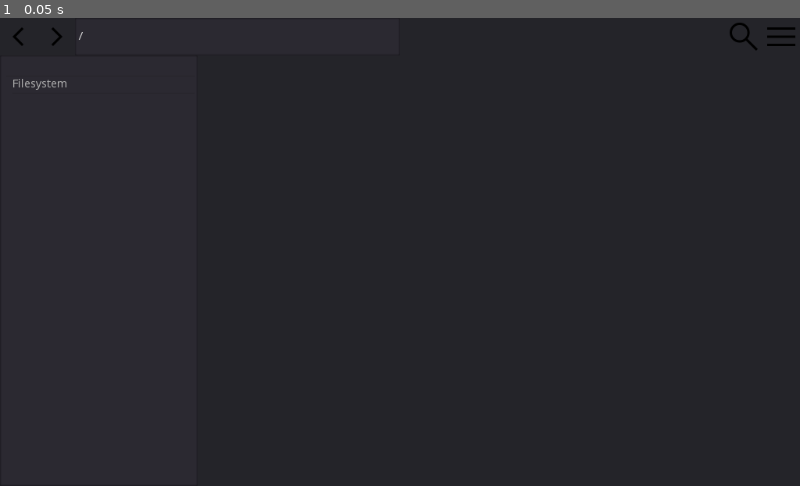
Above: before the commit, frame 1.
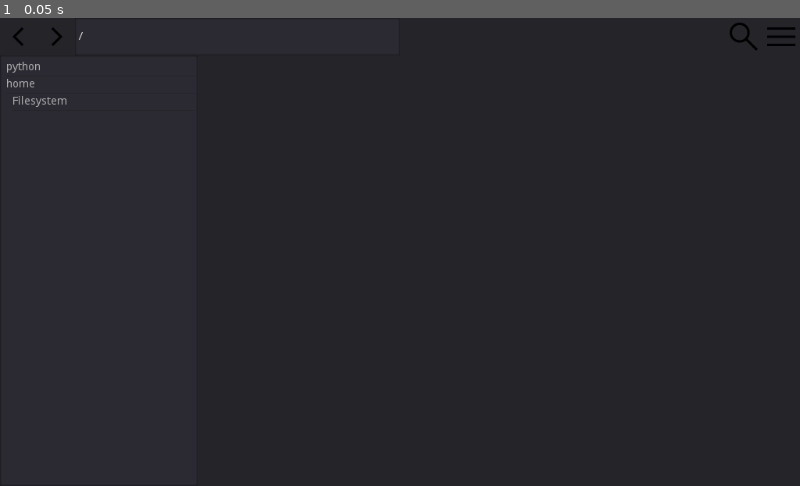
Above: after the commit, the same moment.

Repository: Koumarin/file-manager
Game: Godot game, scene res://scn/main.tscn
The game is run twice, just before and just after one commit, with the same random seed, the same clock (stepped at 60 frames per second) and the same inputs. The engine's default icon, where the game draws it, is replaced by a stand-in: a white triangle on a blue panel in a dark square.
Inputs:
- Up to frame 1 (0.05 s): no input

The runs differ from the first frame. In frame 1, 0.2% of the frame differs, in the area x 0-9%, y 9-20%.

Commit message:
display bookmarks on linux

Diff:
--- a/scn/file-tree.tscn
+++ b/scn/file-tree.tscn
@@ -74,10 +74,16 @@
 func get_system_dirs() -> Array:
 	var dirs := []
 
-	for i in range(OS.SYSTEM_DIR_RINGTONES + 1):
-		var path := OS.get_system_dir(i)
-		if not dirs.has(path):
-			dirs.append(path)
+	if OS.get_name() == 'Windows':
+		for i in range(OS.SYSTEM_DIR_RINGTONES + 1):
+			var path := OS.get_system_dir(i)
+			if not dirs.has(path):
+				dirs.append(path)
+	elif OS.get_name() == 'X11':
+		for i in range(directory.get_drive_count()):
+			var path := directory.get_drive(i)
+			if not path == '/' and not path == '/home':
+				dirs.append(path)
 
 	return dirs
 
